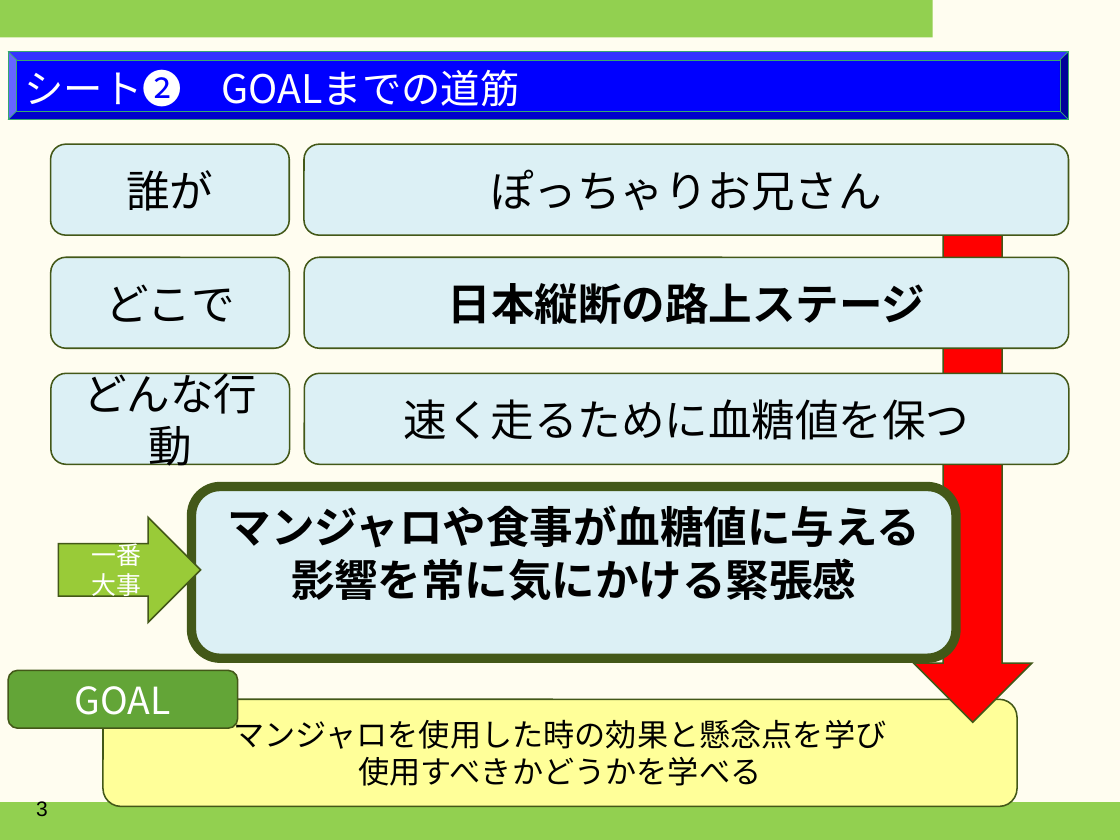
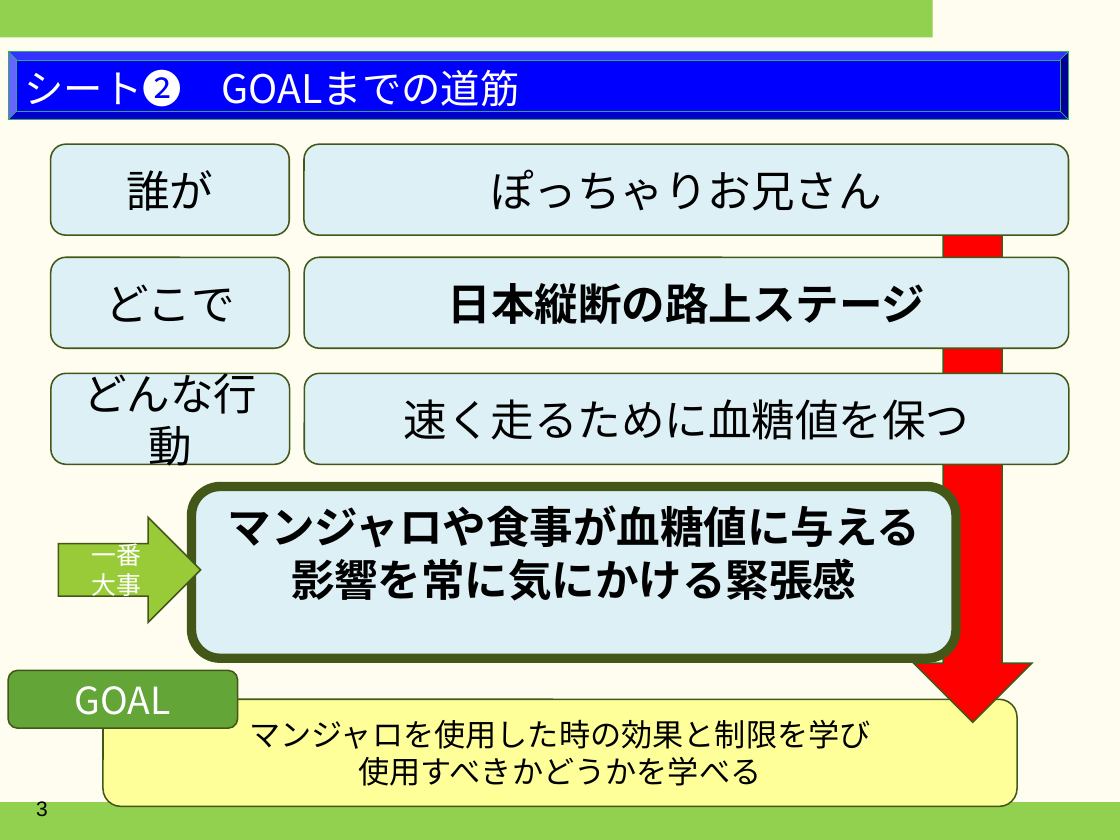
Before and after one commit to souma09073/team-canvas, a slide deck: slide 3 of docs/2026_ゲーム制作集中講座 Bグループ_Ver1.2.pptx. Drawn at 1120x840 pixels with LibreOffice and Linux fonts; fonts in the diff are those of the drawing; background and template pictures are left out. Boxes give left, top, right and bottom in pixels: in the first picture for what was removed or moved away, otherwise in the second. Text is boxed around its words. In the diff, an @@ line names an element or a change of style, - is before the commit and + after.

Commit message:
改善

```diff
--- a/docs/2026_ゲーム制作集中講座 Bグループ_Ver1.2.pptx
+++ b/docs/2026_ゲーム制作集中講座 Bグループ_Ver1.2.pptx
@@ text in rounded rectangle at (249, 719, 871, 749): text changed @@
-マンジャロを使用した時の効果と懸念点を学び
+マンジャロを使用した時の効果と制限を学び
```
